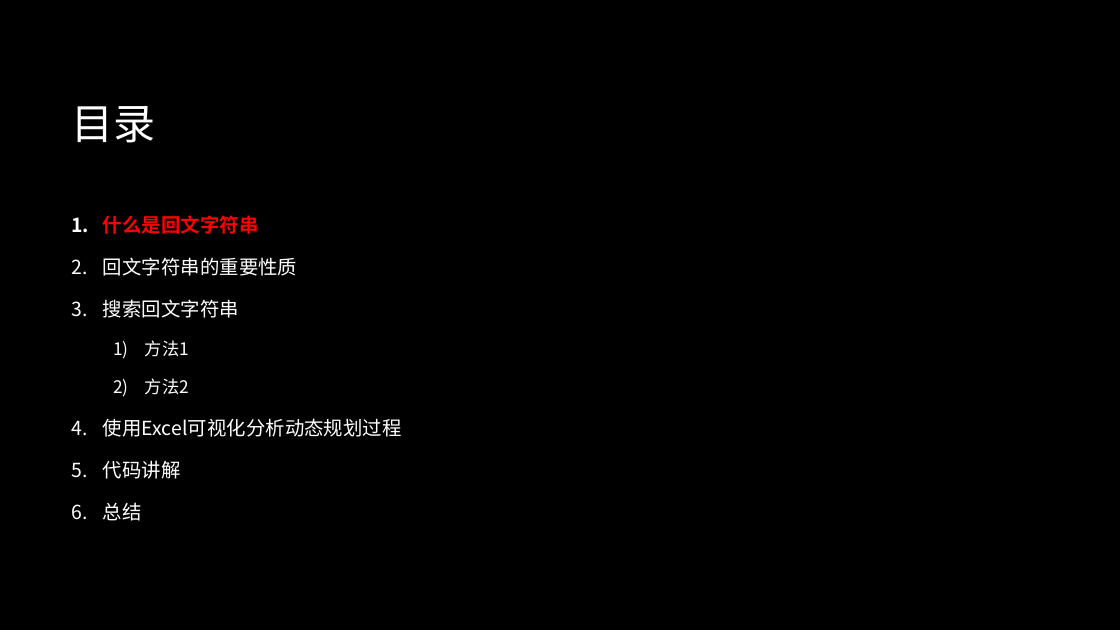
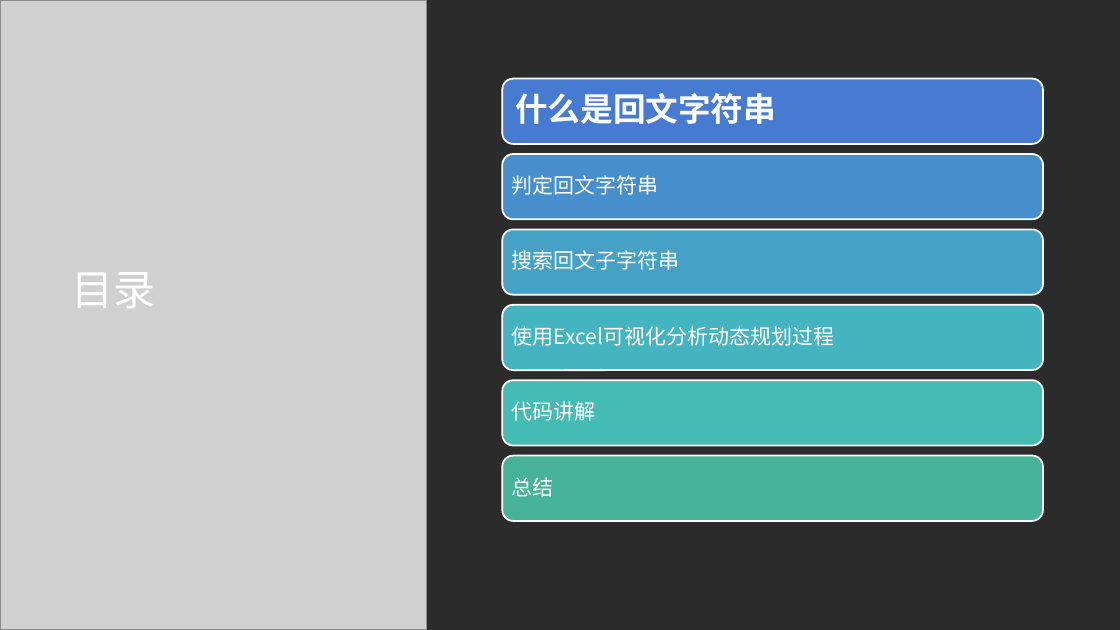
Before and after one commit to oneminute/leetcode, a slide deck: slide 2 of problems/longest-palindromic-substring/tutorial.pptx. Drawn at 1120x630 pixels with LibreOffice and Linux fonts; fonts in the diff are those of the drawing; grey boxes stand for pictures; background and template pictures are left out; a plain dark background stands for a picture behind light text. Boxes give left, top, right and bottom in pixels: in the first picture for what was removed or moved away, otherwise in the second. Text is boxed around its words. In the diff, an @@ line names an element or a change of style, - is before the commit and + after.

```diff
--- a/problems/longest-palindromic-substring/tutorial.pptx
+++ b/problems/longest-palindromic-substring/tutorial.pptx
@@ picture added at [0, 0, 428, 630] @@
@@ picture added at [0, 0, 427, 630] @@
@@ rectangle added at [428, 0, 1120, 630], fill #FFFFFF @@
@@ title "目录": place and size @@
-title "目录" at [71, 106, 155, 143]
+title "目录" at [71, 272, 155, 308]
@@ text removed at [103, 215, 402, 521] @@
-1. 什么是回文字符串
-2. 回文字符串的重要性质
-3. 搜索回文字符串
-  1) 方法1
-  2) 方法2
-4. 使用Excel可视化分析动态规划过程
-5. 代码讲解
-6. 总结
@@ group added at [502, 79, 1044, 521]: 6 rounded rectangles, 6 texts @@
+什么是回文字符串
+判定回文字符串
+搜索回文子字符串
+使用Excel可视化分析动态规划过程
+代码讲解
+总结
```
Also in this commit, not shown: 2 other slides changed, 5 slides added, 5 other files.
